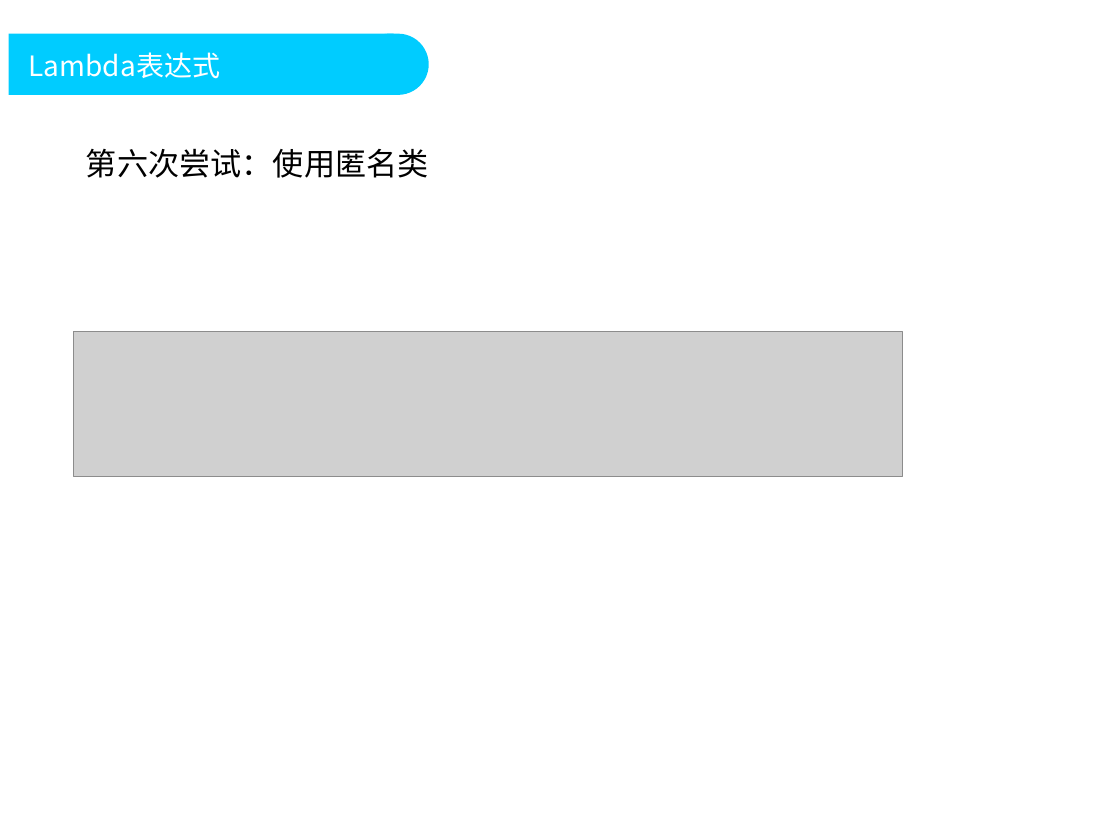
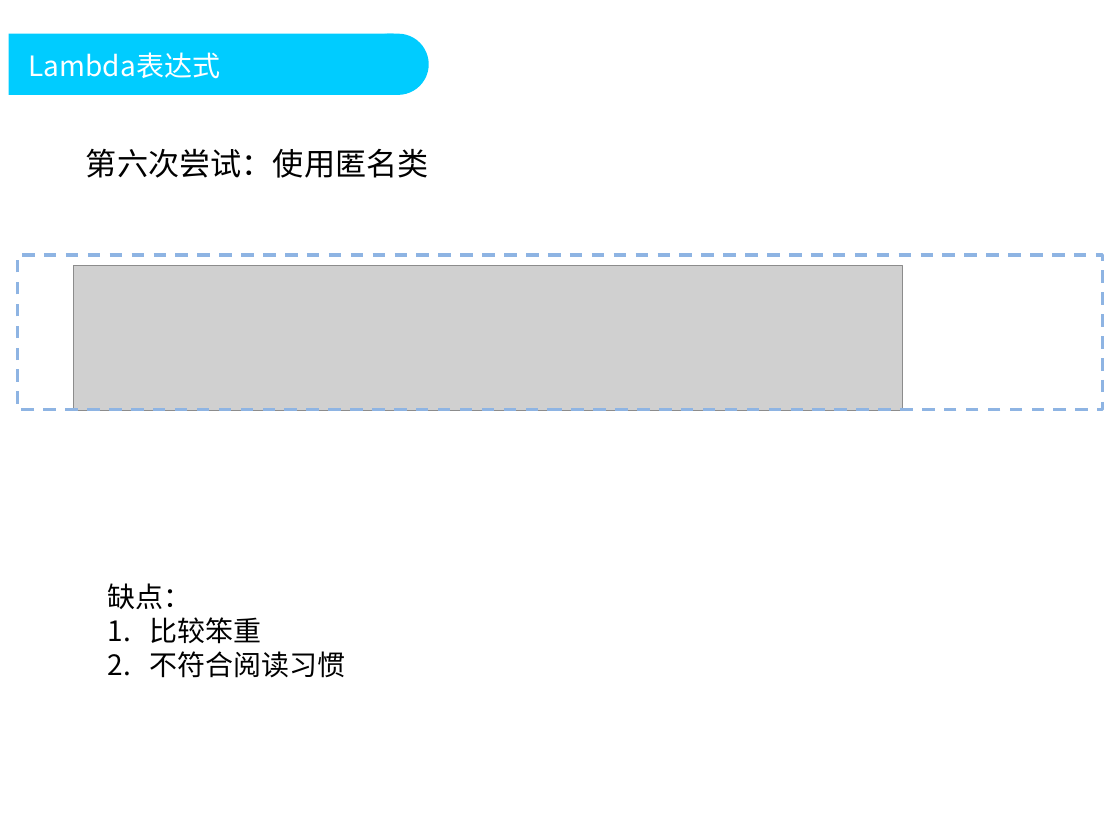
Before and after one commit to DoublePoint/MVC, a slide deck: slide 12 of 04相关插件/Java8/Java高级教程2.pptx (slide 13 before the commit). Drawn at 1120x840 pixels with LibreOffice and Linux fonts; fonts in the diff are those of the drawing; grey boxes stand for pictures; background and template pictures are left out. Boxes give left, top, right and bottom in pixels: in the first picture for what was removed or moved away, otherwise in the second. Text is boxed around its words. In the diff, an @@ line names an element or a change of style, - is before the commit and + after.

```diff
--- a/04相关插件/Java8/Java高级教程2.pptx
+++ b/04相关插件/Java8/Java高级教程2.pptx
@@ rectangle added at <box>18,255,1103,410</box>, outline #8EB4E3 2 pt dashed @@
@@ picture: place and size @@
-picture at <box>73,332,903,476</box>
+picture at <box>73,265,903,410</box>
@@ text added at <box>108,583,346,678</box>, 18 pt, text #000000 @@
+缺点：
+1. 比较笨重
+2. 不符合阅读习惯
```
Also in this commit, not shown: 35 other slides changed, 7 slides added, 1 slide removed, 14 other files.
